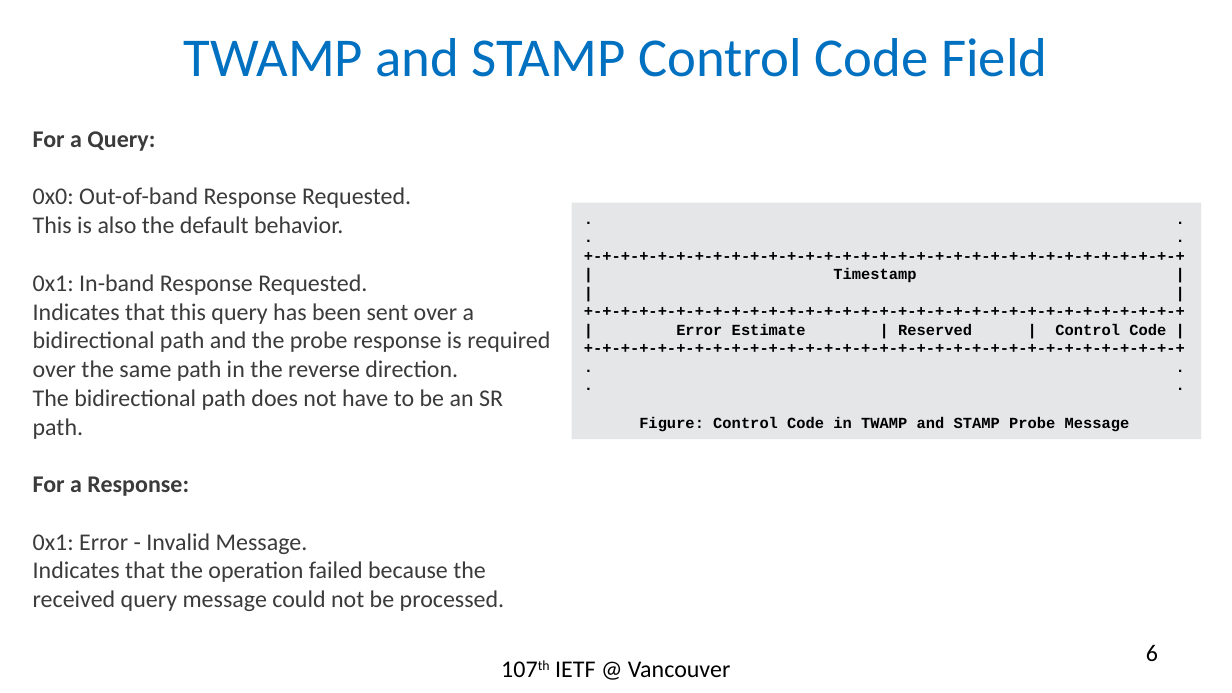
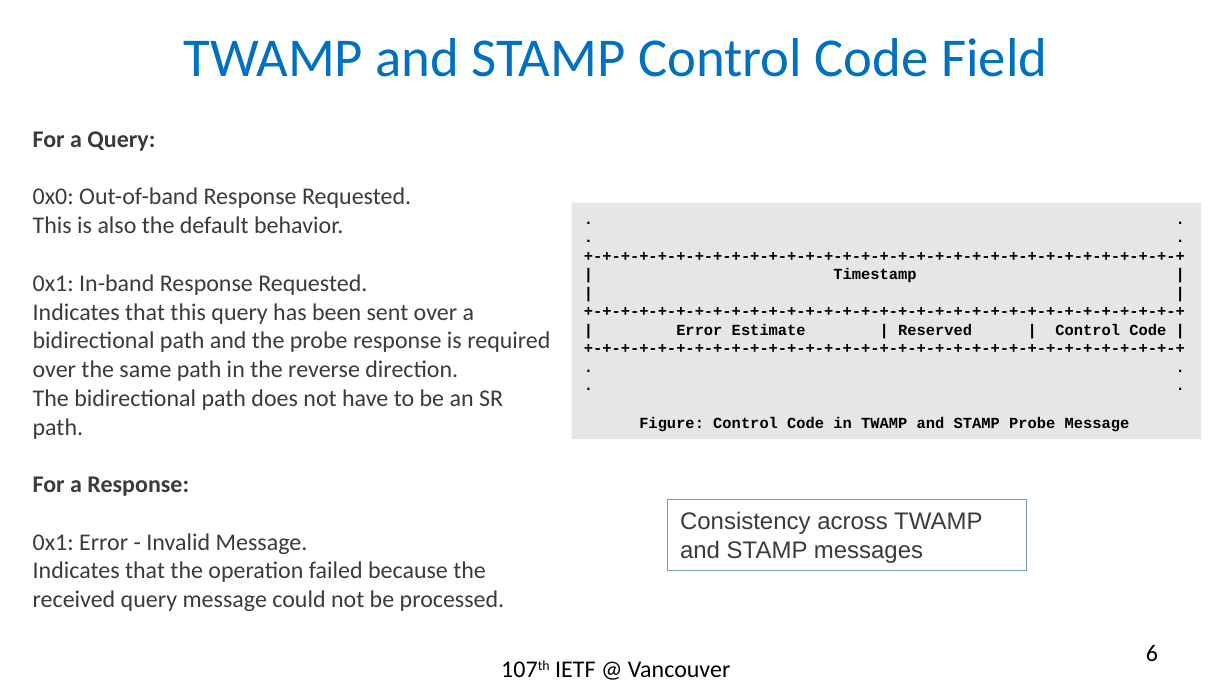
Before and after one commit to rakgandhi/ietf-slides, a slide deck: slide 6 of draft-gandhi-spring-twamp-srpm-07.pptx. Drawn at 1232x693 pixels with LibreOffice and Linux fonts; fonts in the diff are those of the drawing. Boxes give left, top, right and bottom in pixels: in the first picture for what was removed or moved away, otherwise in the second. Text is boxed around its words. In the diff, an @@ line names an element or a change of style, - is before the commit and + after.

```diff
--- a/draft-gandhi-spring-twamp-srpm-07.pptx
+++ b/draft-gandhi-spring-twamp-srpm-07.pptx
@@ rectangle added at [668, 500, 1026, 570], outline #6EA0B0 0.75 pt, 14 pt, text #3B3B3B @@
+Consistency across TWAMP and STAMP messages
```
Also in this commit, not shown: 3 other slides changed.
